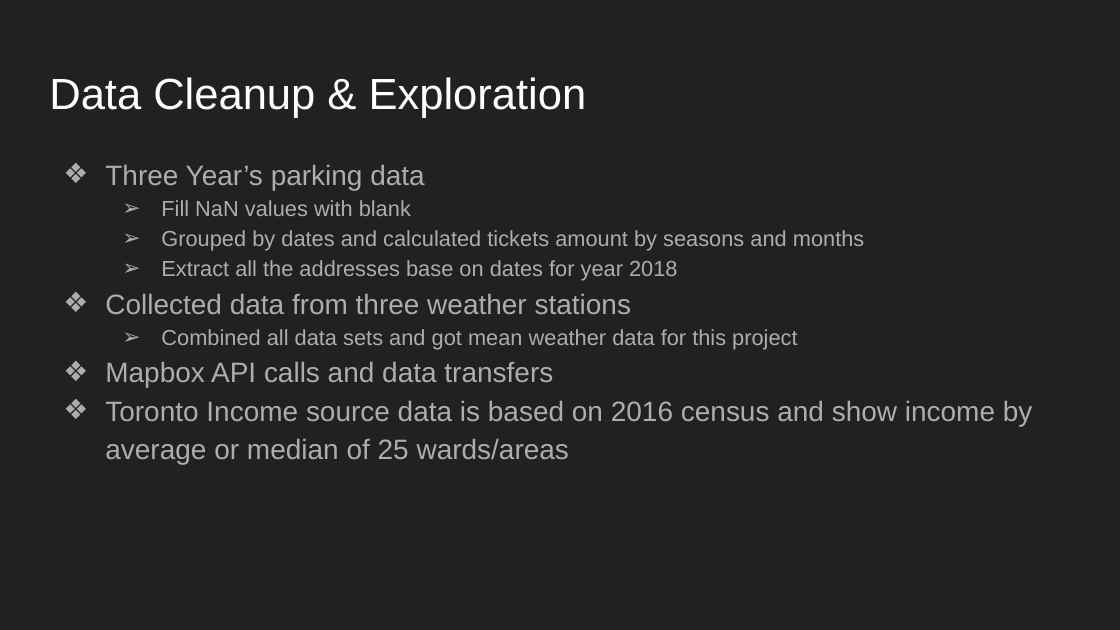
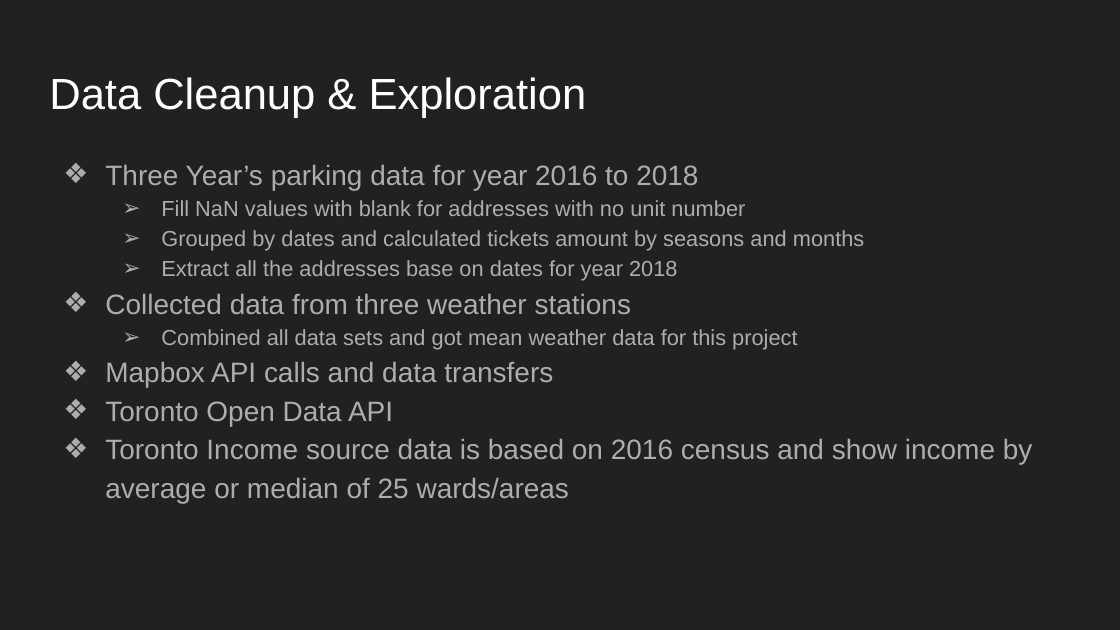
Before and after one commit to chuhaovince/UofT_DataBootcamp_Project_1, a slide deck: slide 4 of Project_1_presentation.pptx. Drawn at 1120x630 pixels with LibreOffice and Linux fonts; fonts in the diff are those of the drawing. Boxes give left, top, right and bottom in pixels: in the first picture for what was removed or moved away, otherwise in the second. Text is boxed around its words. In the diff, an @@ line names an element or a change of style, - is before the commit and + after.

```diff
--- a/Project_1_presentation.pptx
+++ b/Project_1_presentation.pptx
@@ text at box(105, 164, 745, 216): text changed; size 18 to 14 pt @@
-❖ Three Year’s parking data
-  ➢ Fill NaN values with blank
+❖ Three Year’s parking data for year 2016 to 2018
+  ➢ Fill NaN values with blank for addresses with no unit number
@@ text at box(105, 401, 393, 426): paragraph added @@
+❖ Toronto Open Data API
```
